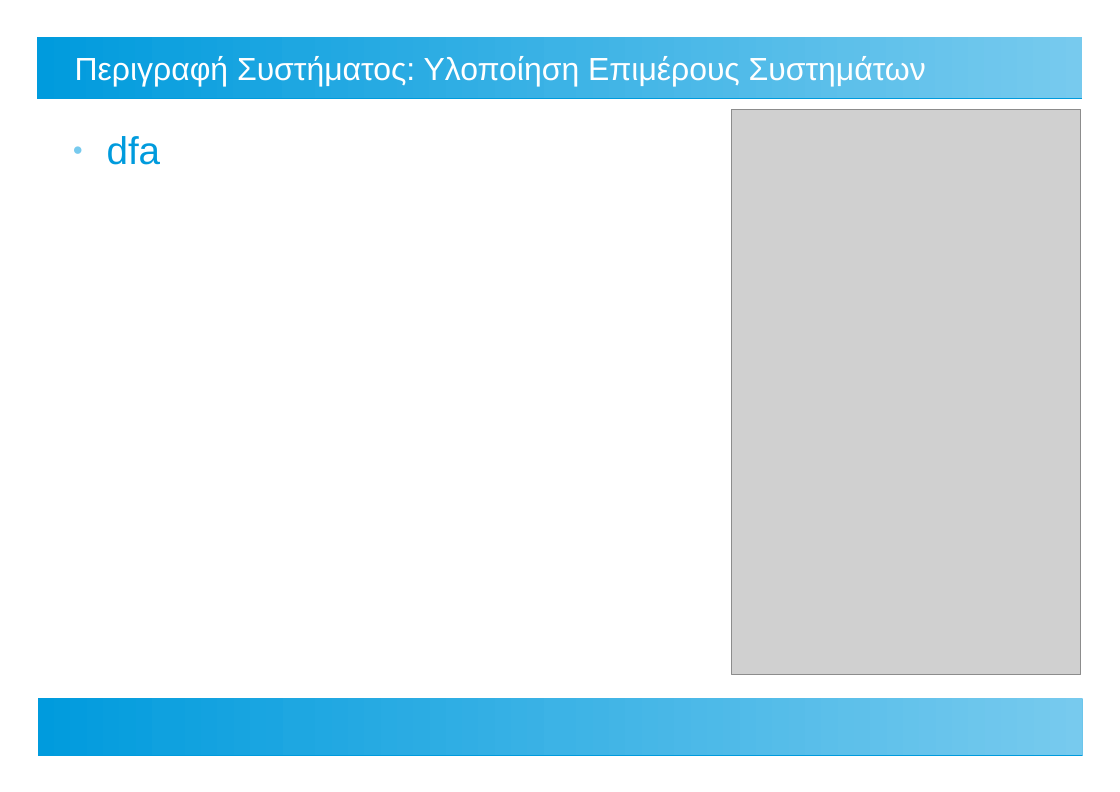
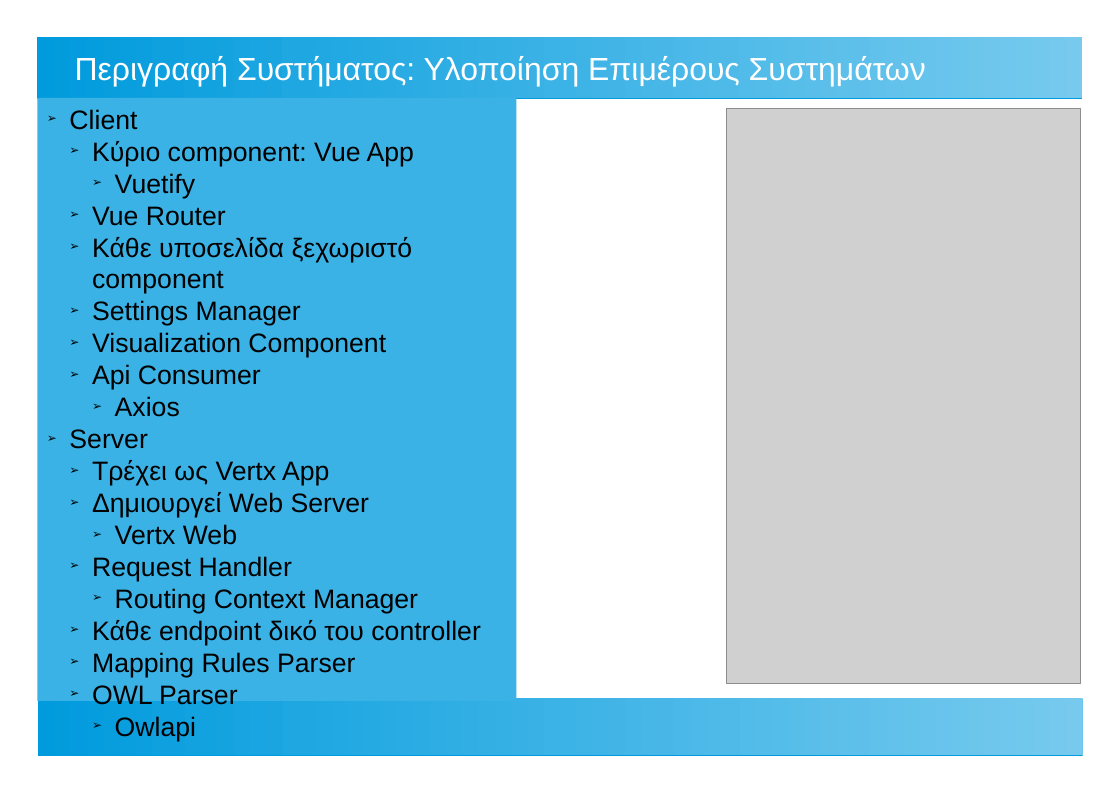
Before and after one commit to ThanosApostolou/omv, a slide deck: slide 6 of docs/thesis presentation.odp. Drawn at 1120x792 pixels with LibreOffice and Linux fonts; fonts in the diff are those of the drawing; grey boxes stand for pictures. Boxes give left, top, right and bottom in pixels: in the first picture for what was removed or moved away, otherwise in the second. Text is boxed around its words. In the diff, an @@ line names an element or a change of style, - is before the commit and + after.

```diff
--- a/docs/thesis presentation.odp
+++ b/docs/thesis presentation.odp
@@ rectangle added at bbox=[37, 98, 516, 701], fill #3AB2E5, 20 pt, text #000000 @@
+➢ Client
+  ➢ Κύριο component: Vue App
+    ➢ Vuetify
+  ➢ Vue Router
+  ➢ Κάθε υποσελίδα ξεχωριστό component
+  ➢ Settings Manager
+  ➢ Visualization Component
+  ➢ Api Consumer
+    ➢ Axios
+➢ Server
+  ➢ Τρέχει ως Vertx App
+  ➢ Δημιουργεί Web Server
+    ➢ Vertx Web
+  ➢ Request Handler
+    ➢ Routing Context Manager
+  ➢ Κάθε endpoint δικό του controller
+  ➢ Mapping Rules Parser
+  ➢ OWL Parser
+    ➢ Owlapi
@@ picture: place and size @@
-picture at bbox=[732, 109, 1081, 675]
+picture at bbox=[726, 108, 1081, 683]
@@ text removed at bbox=[107, 136, 161, 165] @@
-● dfa
```
Also in this commit, not shown: 4 other slides changed, 1 slide added, 1 slide removed, 1 other file.
